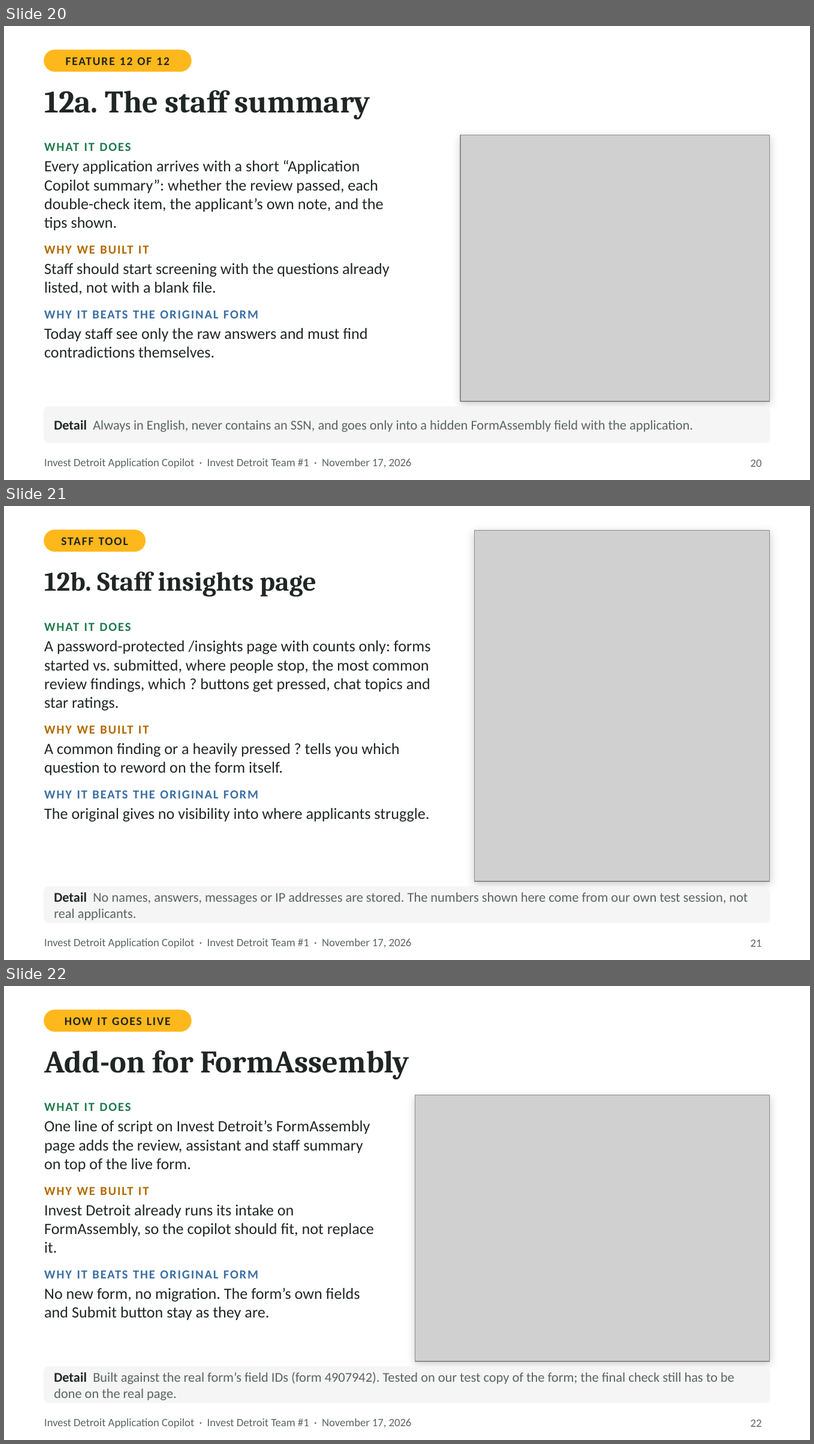
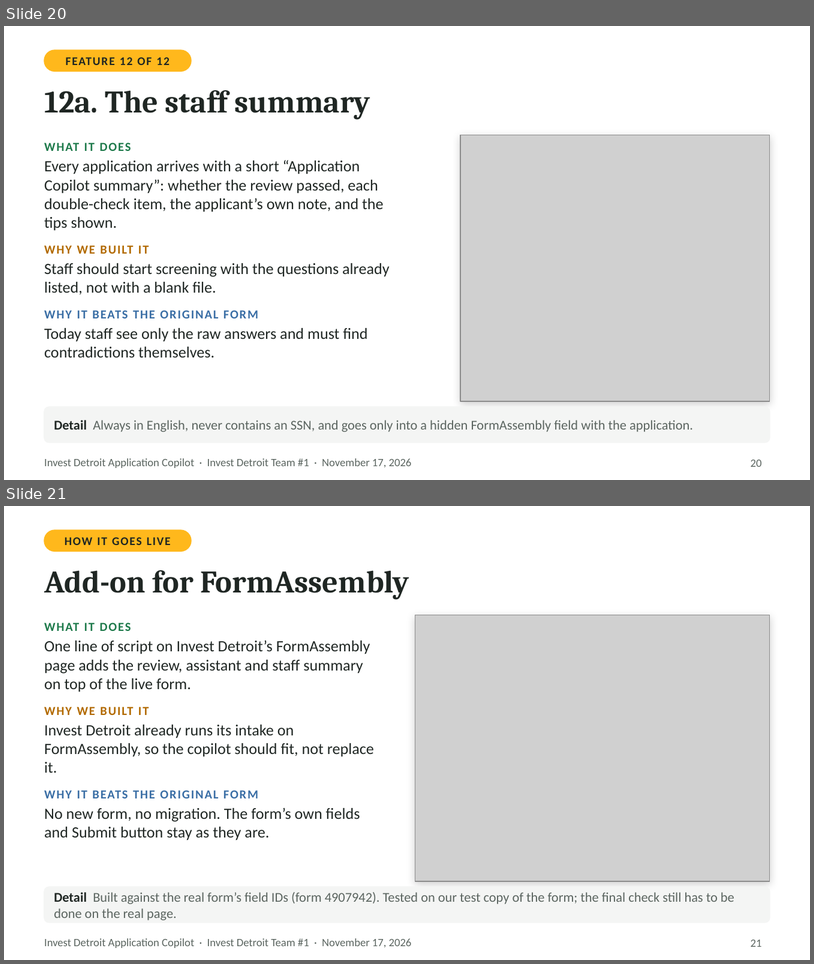
Before and after one commit to Ross-Business-Tech/Invest-Detroit-Project-1, a slide deck: docs/slides/Invest-Detroit-Copilot-Client-Deck.pptx. Shown one above the other, each under a label of ours: slides 20, 21 and 22 before the commit, slides 20 and 21 after it. The pictures are 814x1444 and 814x964 pixels, drawn with LibreOffice and Linux fonts; fonts in the diff are those of the drawing; grey boxes stand for pictures. Boxes give left, top, right and bottom in pixels: in the first picture for what was removed or moved away, otherwise in the second. Text is boxed around its words. In the diff, an @@ line names an element or a change of style, - is before the commit and + after.

```diff
--- a/docs/slides/Invest-Detroit-Copilot-Client-Deck.pptx
+++ b/docs/slides/Invest-Detroit-Copilot-Client-Deck.pptx
@@ slide 21 removed at box(4, 506, 810, 960), background #FFFFFF; not listed: 1 template element that a slide beside it also shows @@
@@ rounded rectangle removed at box(44, 530, 145, 551) @@
@@ text removed at box(61, 537, 128, 545) @@
-STAFF TOOL
@@ rectangle removed at box(475, 530, 770, 881) @@
@@ picture removed at box(475, 530, 770, 881) @@
@@ text removed at box(44, 571, 316, 597) @@
-12b. Staff insights page
@@ text removed at box(44, 622, 431, 822) @@
-WHAT IT DOES
-A password-protected /insights page with counts only: forms started vs. submitted, where people stop, the most common review findings, which ? buttons get pressed, chat topics and star ratings.
-WHY WE BUILT IT
-A common finding or a heavily pressed ? tells you which question to reword on the form itself.
-WHY IT BEATS THE ORIGINAL FORM
-The original gives no visibility into where applicants struggle.
@@ rounded rectangle removed at box(44, 886, 770, 922) @@
@@ text removed at box(54, 892, 748, 920) @@
-Detail No names, answers, messages or IP addresses are stored. The numbers shown here come from our own test session, not real applicants.
@@ page number removed at box(751, 939, 762, 946) @@
-21
@@ what was slide 22 is now slide 21 @@
@@ page number at box(751, 939, 762, 946): text changed @@
-22
+21
```
Also in this commit, not shown: 8 slides changed, 30 other files.
